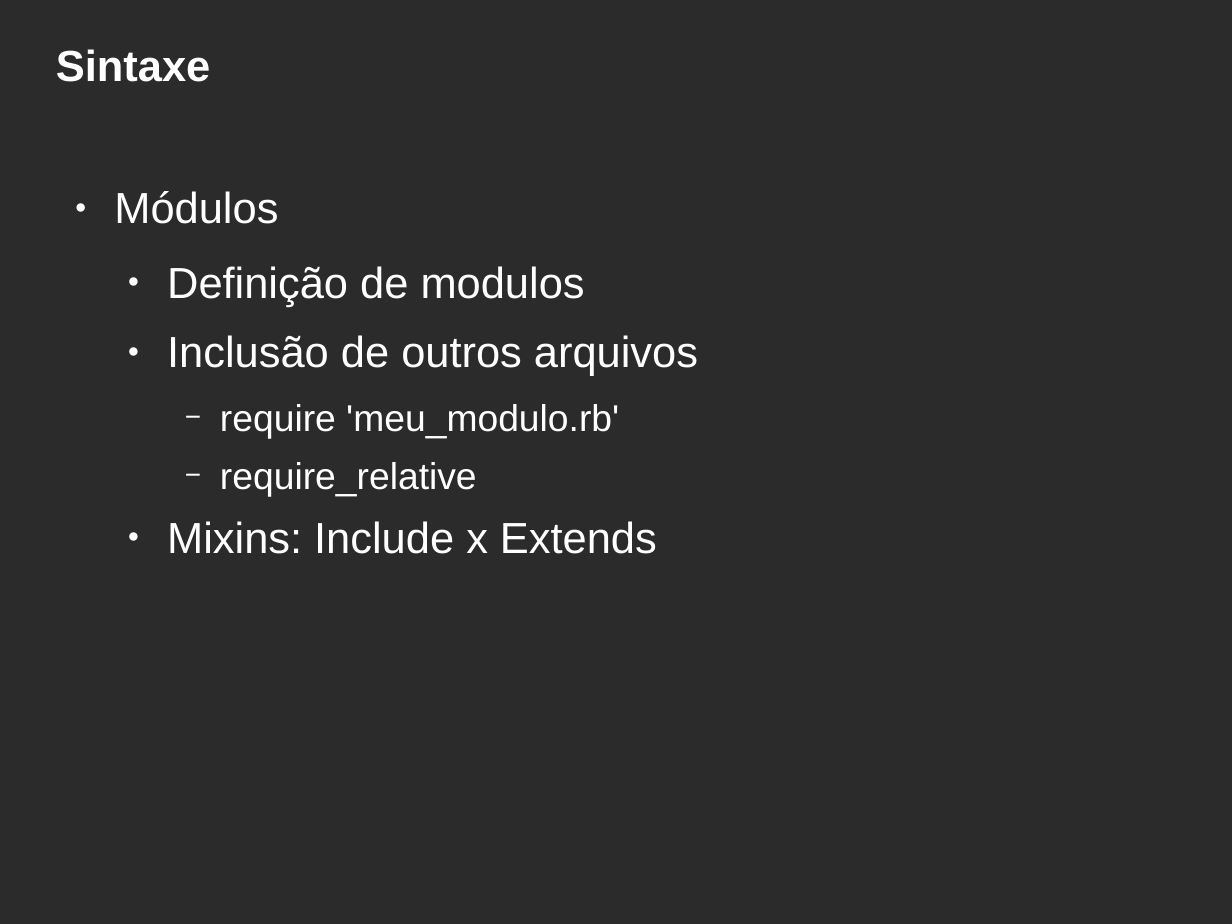
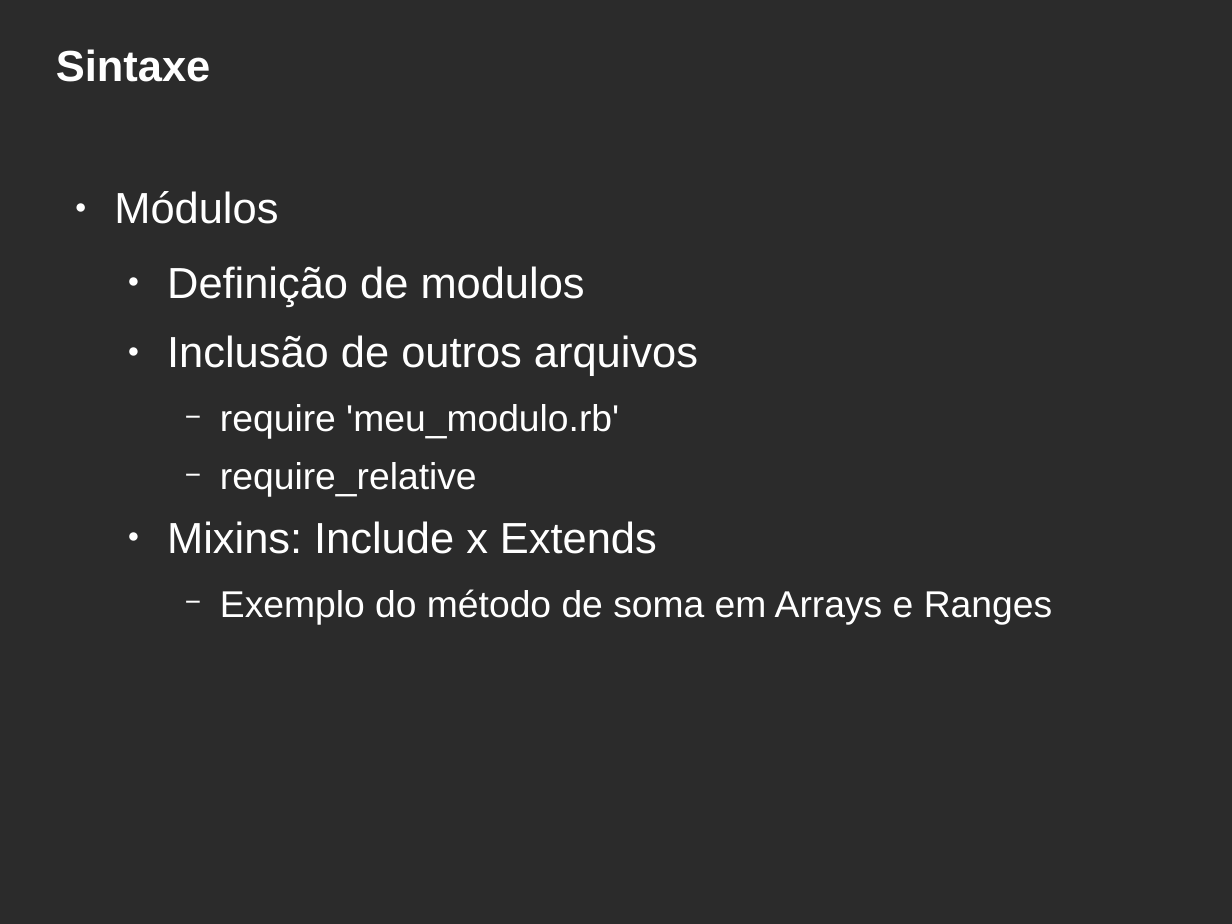
Before and after one commit to hbobenicio/ruby-examples, a slide deck: slide 26 of apresentacao-ruby.odp. Drawn at 1232x924 pixels with LibreOffice and Linux fonts; fonts in the diff are those of the drawing; background and template pictures are left out; a plain dark background stands for a picture behind light text. Boxes give left, top, right and bottom in pixels: in the first picture for what was removed or moved away, otherwise in the second. Text is boxed around its words. In the diff, an @@ line names an element or a change of style, - is before the commit and + after.

```diff
--- a/apresentacao-ruby.odp
+++ b/apresentacao-ruby.odp
@@ text at (x1=220, y1=589, x2=1052, y2=624): paragraph added @@
+    − Exemplo do método de soma em Arrays e Ranges
```
Also in this commit, not shown: 4 other slides changed, 6 other files.
